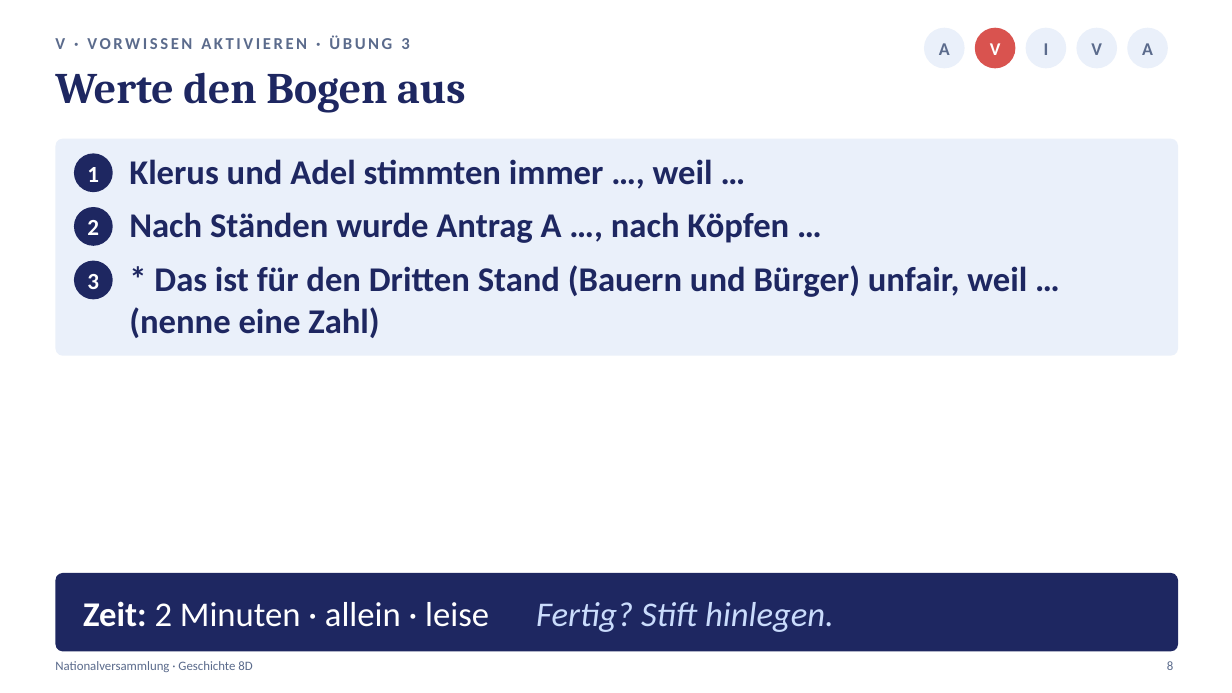
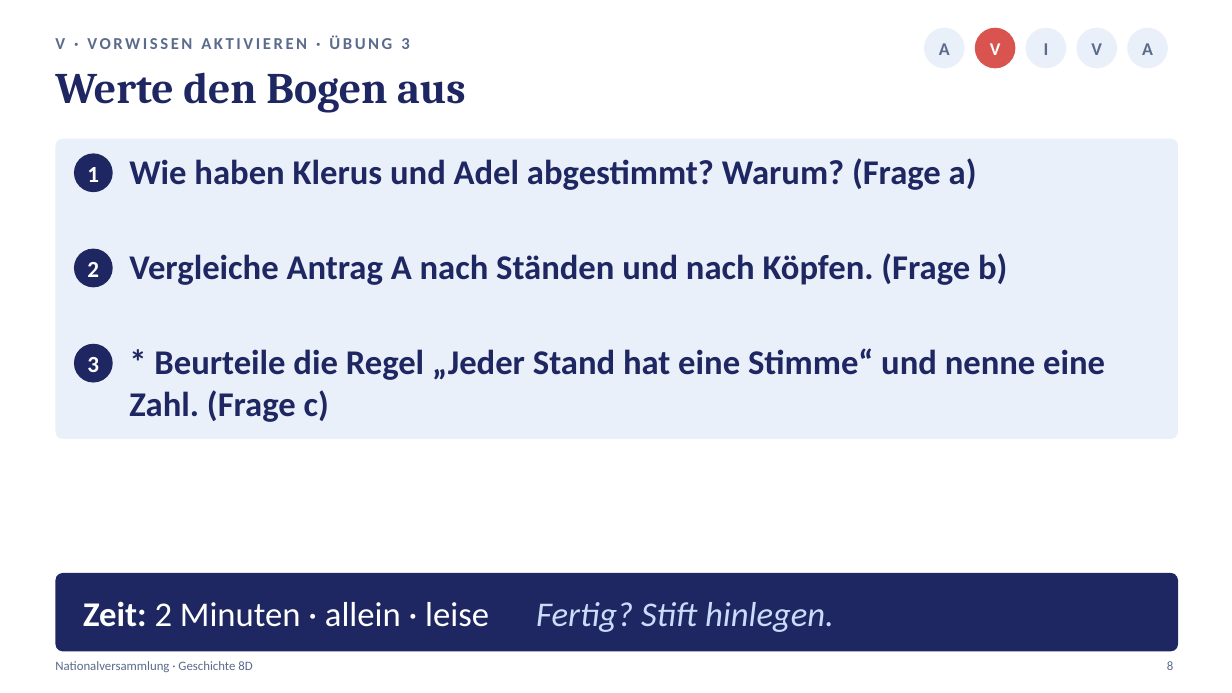
Before and after one commit to golzkonstantin-gif/Schule, a slide deck: slide 8 of Geschichte_8D/Stunde2_Nationalversammlung/Praesentation_Stunde2_Nationalversammlung_8D.pptx. Drawn at 1232x693 pixels with LibreOffice and Linux fonts; fonts in the diff are those of the drawing. Boxes give left, top, right and bottom in pixels: in the first picture for what was removed or moved away, otherwise in the second. Text is boxed around its words. In the diff, an @@ line names an element or a change of style, - is before the commit and + after.

```diff
--- a/Geschichte_8D/Stunde2_Nationalversammlung/Praesentation_Stunde2_Nationalversammlung_8D.pptx
+++ b/Geschichte_8D/Stunde2_Nationalversammlung/Praesentation_Stunde2_Nationalversammlung_8D.pptx
@@ rounded rectangle: place and size @@
-rounded rectangle at <box>55,139,1178,356</box>
+rounded rectangle at <box>55,139,1178,439</box>
@@ rounded rectangle at <box>55,139,1178,439</box>: proportions changed @@
@@ text at <box>129,158,977,190</box>: text changed @@
-Klerus und Adel stimmten immer …, weil …
+Wie haben Klerus und Adel abgestimmt? Warum? (Frage a)
@@ text "2": place and size @@
-text "2" at <box>87,220,99,235</box>
+text "2" at <box>87,262,99,277</box>
@@ ellipse: place and size @@
-ellipse at <box>74,207,113,246</box>
+ellipse at <box>74,249,113,287</box>
@@ text at <box>129,253,1007,285</box>: text changed @@
-Nach Ständen wurde Antrag A …, nach Köpfen …
+Vergleiche Antrag A nach Ständen und nach Köpfen. (Frage b)
@@ text "3": place and size @@
-text "3" at <box>87,274,99,289</box>
+text "3" at <box>87,357,99,372</box>
@@ ellipse: place and size @@
-ellipse at <box>74,261,113,299</box>
+ellipse at <box>74,344,113,383</box>
@@ text at <box>129,348,1105,422</box>: text changed @@
-* Das ist für den Dritten Stand (Bauern und Bürger) unfair, weil … (nenne eine Zahl)
+* Beurteile die Regel „Jeder Stand hat eine Stimme“ und nenne eine Zahl. (Frage c)
```
Also in this commit, not shown: 3 other slides changed, 15 other files.
